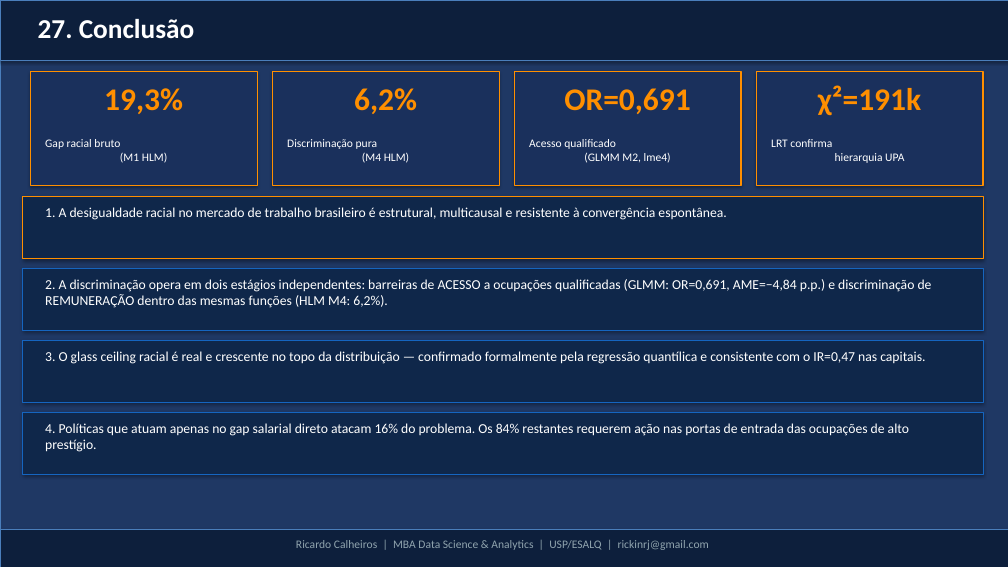
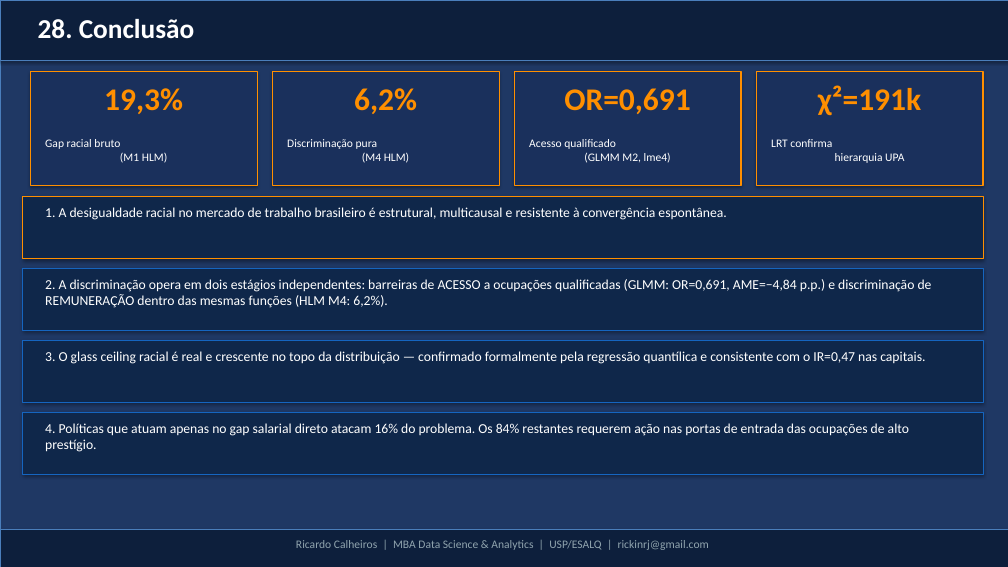
Before and after one commit to rickinrj-ux/ProjetoRacismoPNAD, a slide deck: slide 29 of apresentacao_tcc.pptx (slide 28 before the commit). Drawn at 1008x567 pixels with LibreOffice and Linux fonts; fonts in the diff are those of the drawing. Boxes give left, top, right and bottom in pixels: in the first picture for what was removed or moved away, otherwise in the second. Text is boxed around its words. In the diff, an @@ line names an element or a change of style, - is before the commit and + after.

```diff
--- a/apresentacao_tcc.pptx
+++ b/apresentacao_tcc.pptx
@@ text at box(38, 19, 195, 39): text changed @@
-27. Conclusão
+28. Conclusão
```
Also in this commit, not shown: 26 other slides changed, 1 slide added, 5 other files.
